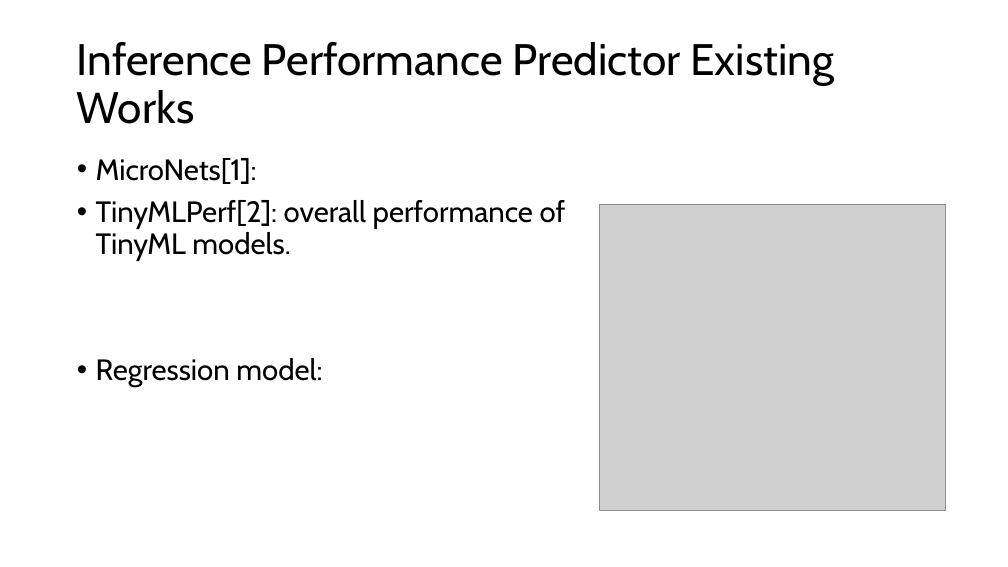
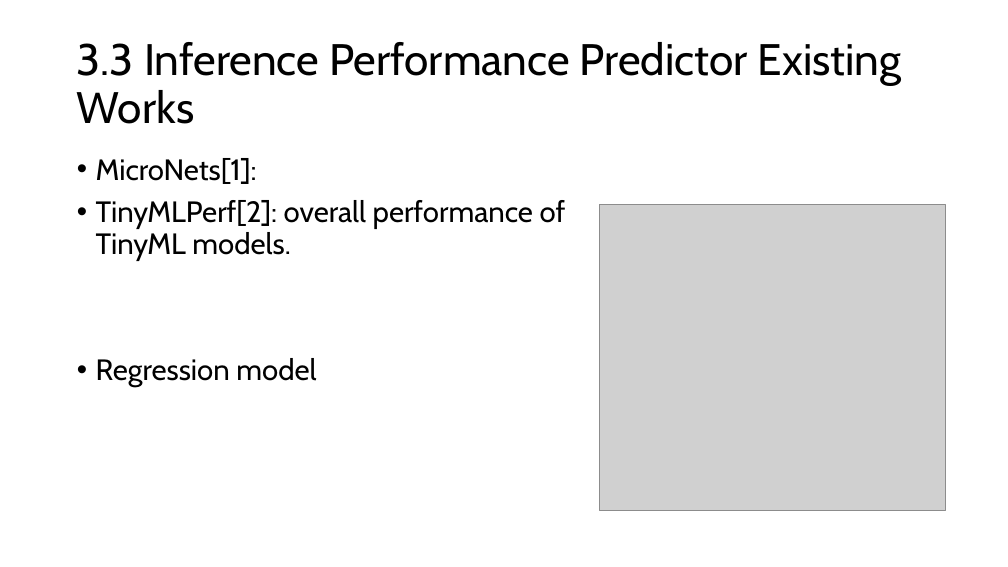
Before and after one commit to GXG-CS/on_device_learning, a slide deck: slide 11 of micro-network-project.pptx. Drawn at 1008x567 pixels with LibreOffice and Linux fonts; fonts in the diff are those of the drawing; grey boxes stand for pictures. Boxes give left, top, right and bottom in pixels: in the first picture for what was removed or moved away, otherwise in the second. Text is boxed around its words. In the diff, an @@ line names an element or a change of style, - is before the commit and + after.

```diff
--- a/micro-network-project.pptx
+++ b/micro-network-project.pptx
@@ title at [77,42,902,124]: text changed @@
-Inference Performance Predictor Existing Works
+3.3 Inference Performance Predictor Existing Works
@@ text at [96,358,316,388]: text changed @@
-• Regression model:
+• Regression model
```
Also in this commit, not shown: 13 other slides changed, 4 slides added, 2 slides removed, 1 other file.
